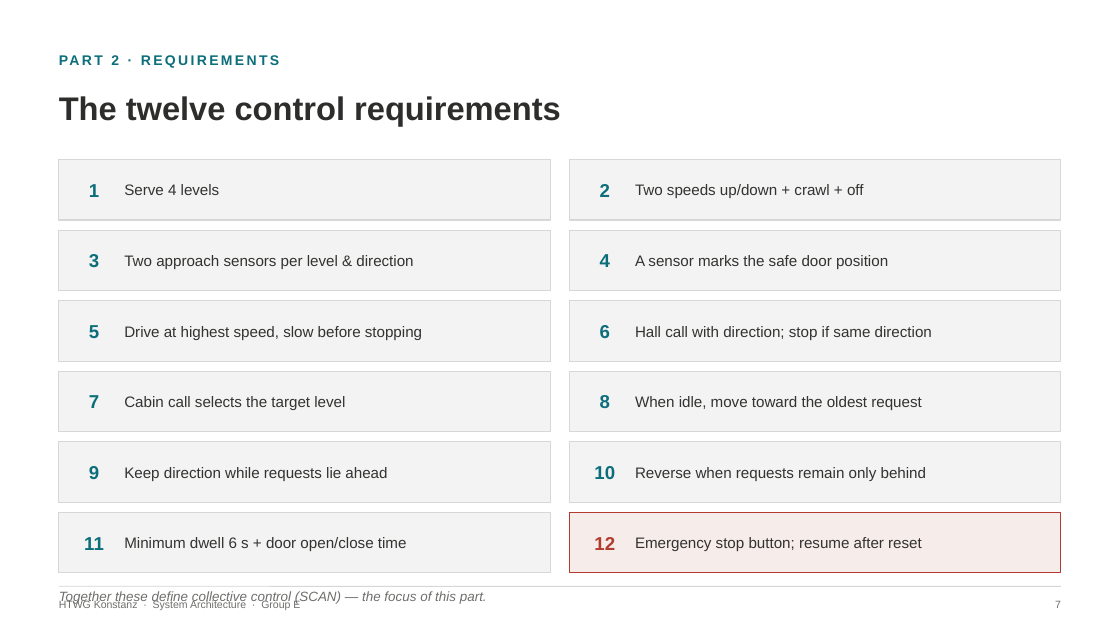
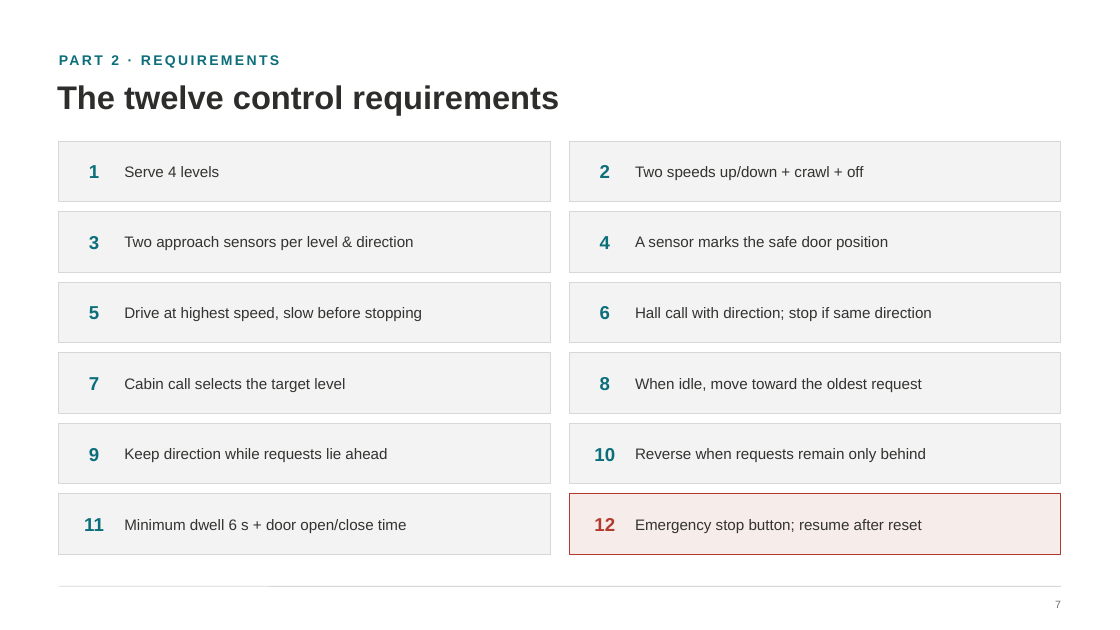
Before and after one commit to LukasRank/SysArch_FinalProjekt, a slide deck: slide 10 of Elevator_Control_Presentation_v4.pptx. Drawn at 1120x630 pixels with LibreOffice and Linux fonts; fonts in the diff are those of the drawing. Boxes give left, top, right and bottom in pixels: in the first picture for what was removed or moved away, otherwise in the second. Text is boxed around its words. In the diff, an @@ line names an element or a change of style, - is before the commit and + after.

```diff
--- a/Elevator_Control_Presentation_v4.pptx
+++ b/Elevator_Control_Presentation_v4.pptx
@@ text "The twelve control requirements": place and size @@
-text "The twelve control requirements" at box(59, 96, 561, 126)
+text "The twelve control requirements" at box(57, 85, 559, 115)
@@ 24 texts, 12 rectangles: place and size @@
-24 texts, 12 rectangles at box(59, 160, 1061, 573)
+24 texts, 12 rectangles at box(59, 141, 1061, 555)
@@ text removed at box(59, 591, 487, 605) @@
-Together these define collective control (SCAN) — the focus of this part.
@@ text removed at box(59, 600, 300, 610) @@
-HTWG Konstanz · System Architecture · Group E
```
Also in this commit, not shown: 18 other slides changed.
